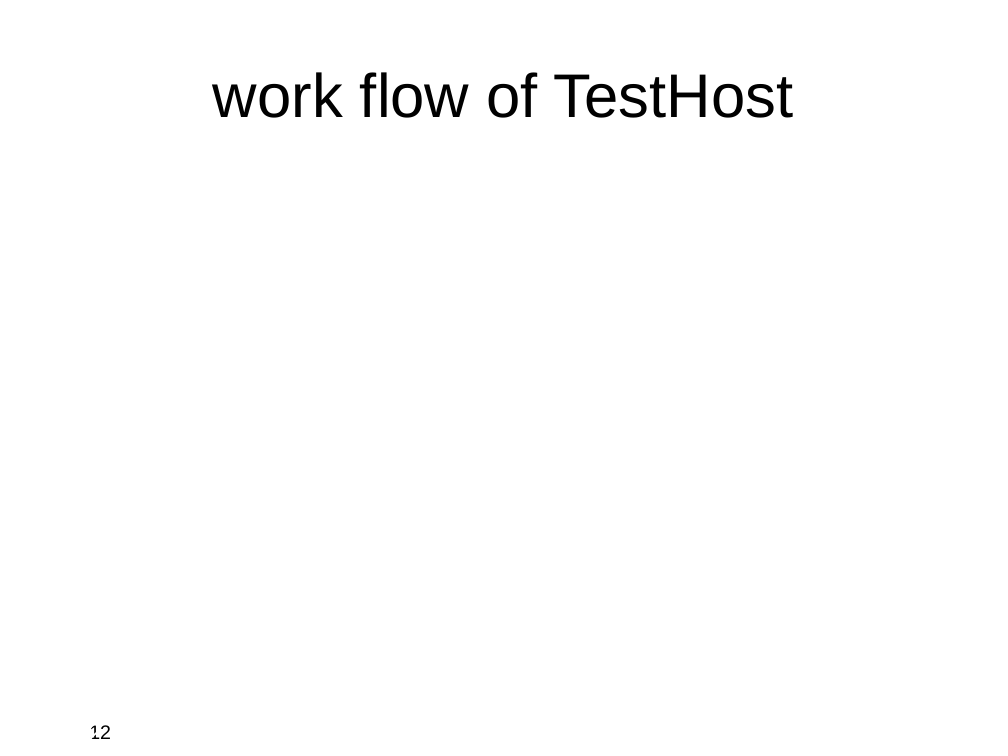
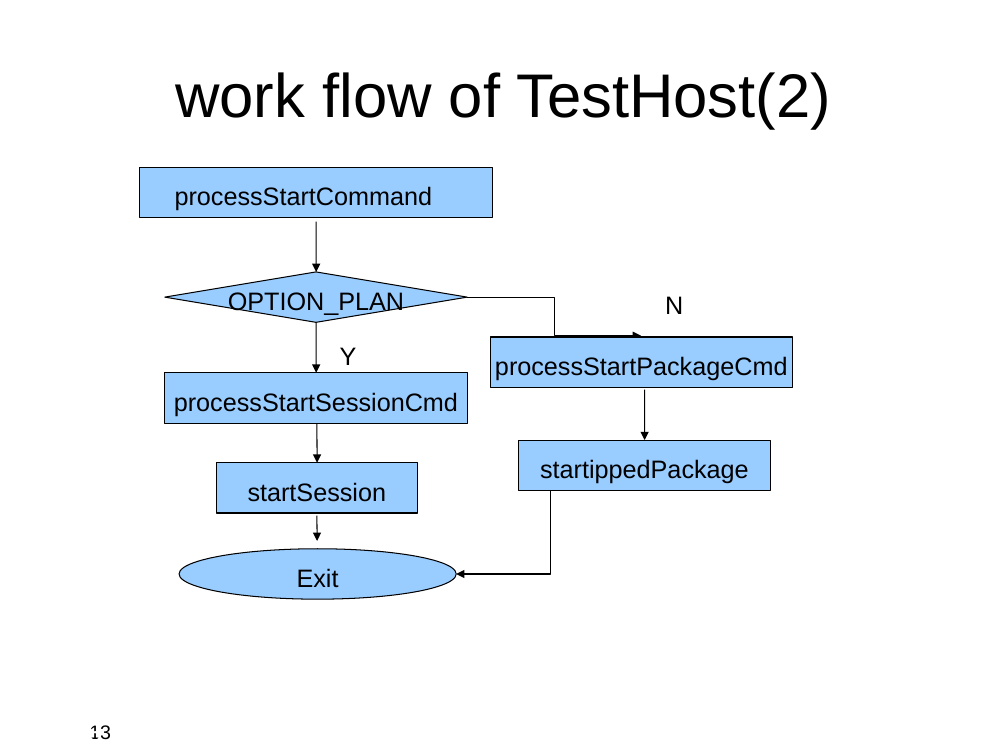
Before and after one commit to widerules/system-information, a slide deck: slide 13 of cts/CTS-deepin.ppt (slide 12 before the commit). Drawn at 1008x756 pixels with LibreOffice and Linux fonts; fonts in the diff are those of the drawing; background and template pictures are left out. Boxes give left, top, right and bottom in pixels: in the first picture for what was removed or moved away, otherwise in the second. Text is boxed around its words. In the diff, an @@ line names an element or a change of style, - is before the commit and + after.

```diff
--- a/cts/CTS-deepin.ppt
+++ b/cts/CTS-deepin.ppt
@@ text at box(175, 72, 831, 129): text changed @@
-work flow of TestHost
+work flow of TestHost(2)
@@ rectangle added at box(140, 167, 493, 218), fill #99CCFF, outline #000000 0.74 pt @@
@@ text added at box(175, 186, 433, 211), 18 pt, text #000000 @@
+processStartCommand
@@ arrow added from (317, 222) to (317, 272), #000000 0.74 pt @@
@@ diamond added at box(165, 272, 468, 323), fill #99CCFF, outline #000000 0.74 pt, 18 pt, text #000000 @@
+OPTION_PLAN
@@ elbow arrow added from (468, 297) to (641, 336), #000000 0.74 pt @@
@@ text added at box(665, 296, 683, 314), 18 pt, text #000000 @@
+N
@@ arrow added from (317, 323) to (317, 373), #000000 0.74 pt @@
@@ text added at box(340, 347, 357, 365), 18 pt, text #000000 @@
+Y
@@ rectangle added at box(490, 337, 792, 387), fill #99CCFF, outline #000000 0.74 pt, 18 pt, text #000000 @@
+processStartPackageCmd
@@ rectangle added at box(165, 373, 468, 423), fill #99CCFF, outline #000000 0.74 pt, 18 pt, text #000000 @@
+processStartSessionCmd
@@ arrow added from (644, 390) to (645, 440), #000000 0.74 pt @@
@@ arrow added from (317, 424) to (318, 463), #000000 0.74 pt @@
@@ rectangle added at box(518, 440, 770, 491), fill #99CCFF, outline #000000 0.74 pt, 18 pt, text #000000 @@
+startippedPackage
@@ rectangle added at box(216, 463, 417, 513), fill #99CCFF, outline #000000 0.74 pt, 18 pt, text #000000 @@
+startSession
@@ elbow arrow added from (644, 491) to (457, 574), #000000 0.74 pt @@
@@ arrow added from (317, 516) to (318, 541), #000000 0.74 pt @@
@@ ellipse added at box(179, 548, 457, 599), fill #99CCFF, outline #000000 0.74 pt, 18 pt, text #000000 @@
+Exit
@@ page number at box(74, 725, 102, 739): text changed @@
-12
+13
@@ page number at box(89, 725, 111, 740): text changed @@
-12
+13
```
Also in this commit, not shown: 4 other slides changed, 1 slide added, 1 other file.
